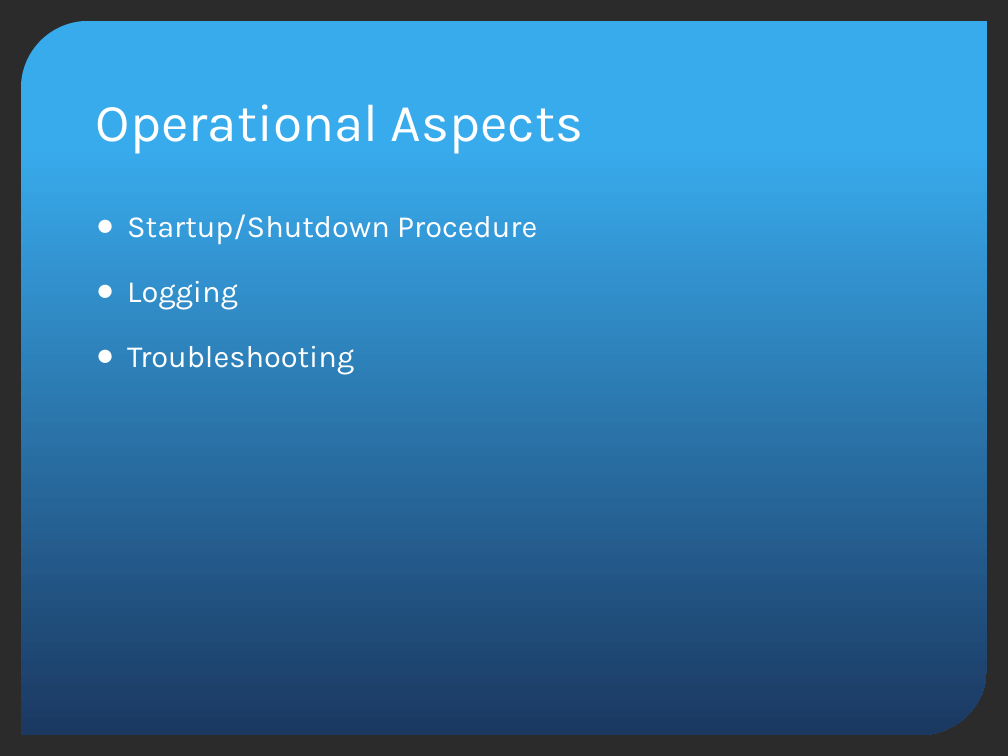
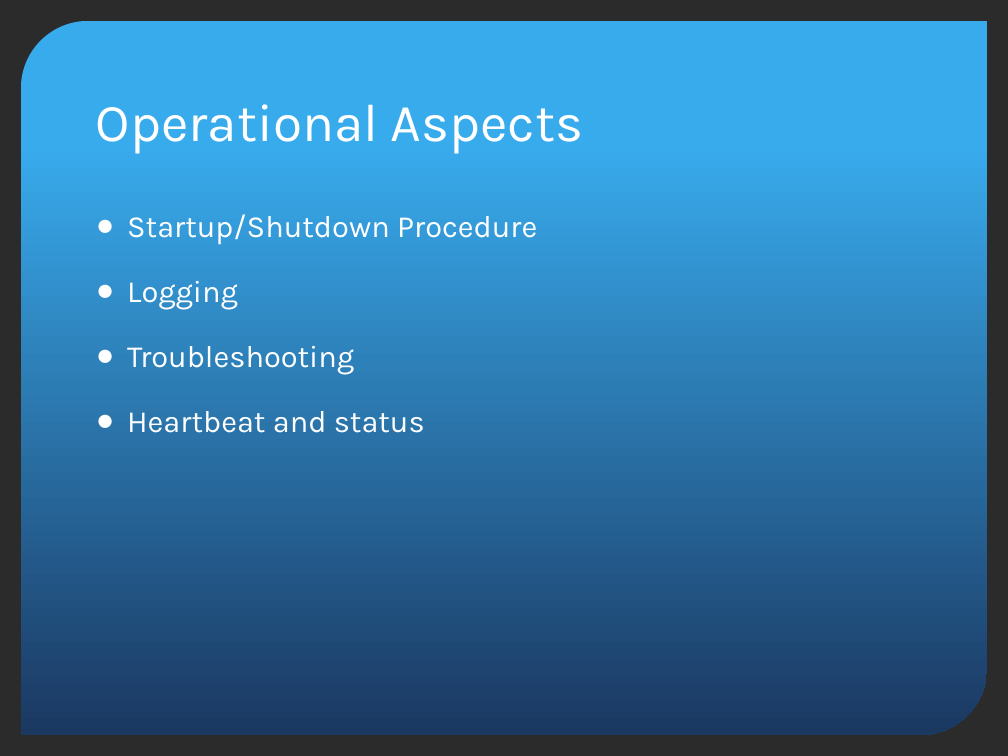
Before and after one commit to jluhrs/gmp, a slide deck: slide 25 of gds-api/src/main/doc/GDSDesignReview.pptx (slide 22 before the commit). Drawn at 1008x756 pixels with LibreOffice and Linux fonts; fonts in the diff are those of the drawing; background and template pictures are left out; a plain dark background stands for a picture behind light text. Boxes give left, top, right and bottom in pixels: in the first picture for what was removed or moved away, otherwise in the second. Text is boxed around its words. In the diff, an @@ line names an element or a change of style, - is before the commit and + after.

```diff
--- a/gds-api/src/main/doc/GDSDesignReview.pptx
+++ b/gds-api/src/main/doc/GDSDesignReview.pptx
@@ text at [127,411,425,433]: paragraph added @@
+● Heartbeat and status
```
Also in this commit, not shown: 9 other slides changed, 8 slides added, 2 slides removed.
